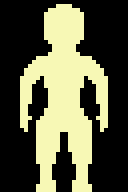
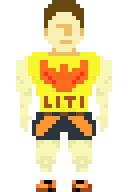
Revision of a layered 128 x 192 image; what changed, layer by layer:
removed layer "Layer 4 copy" over [20, 4, 108, 192]
showed "Layer 0" over [16, 0, 112, 192]
removed layer "Layer 1" over [0, 0, 128, 192]
